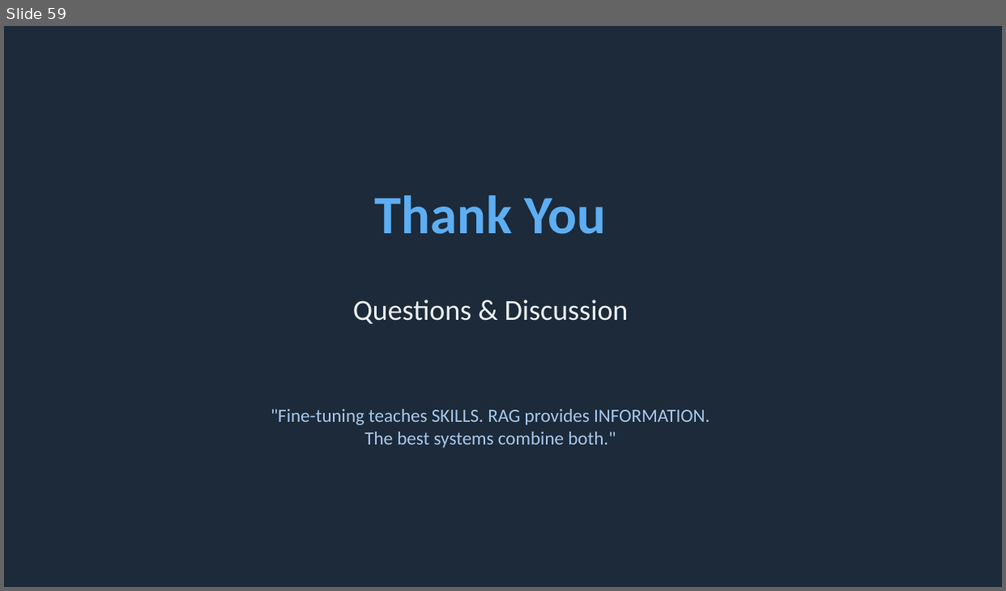
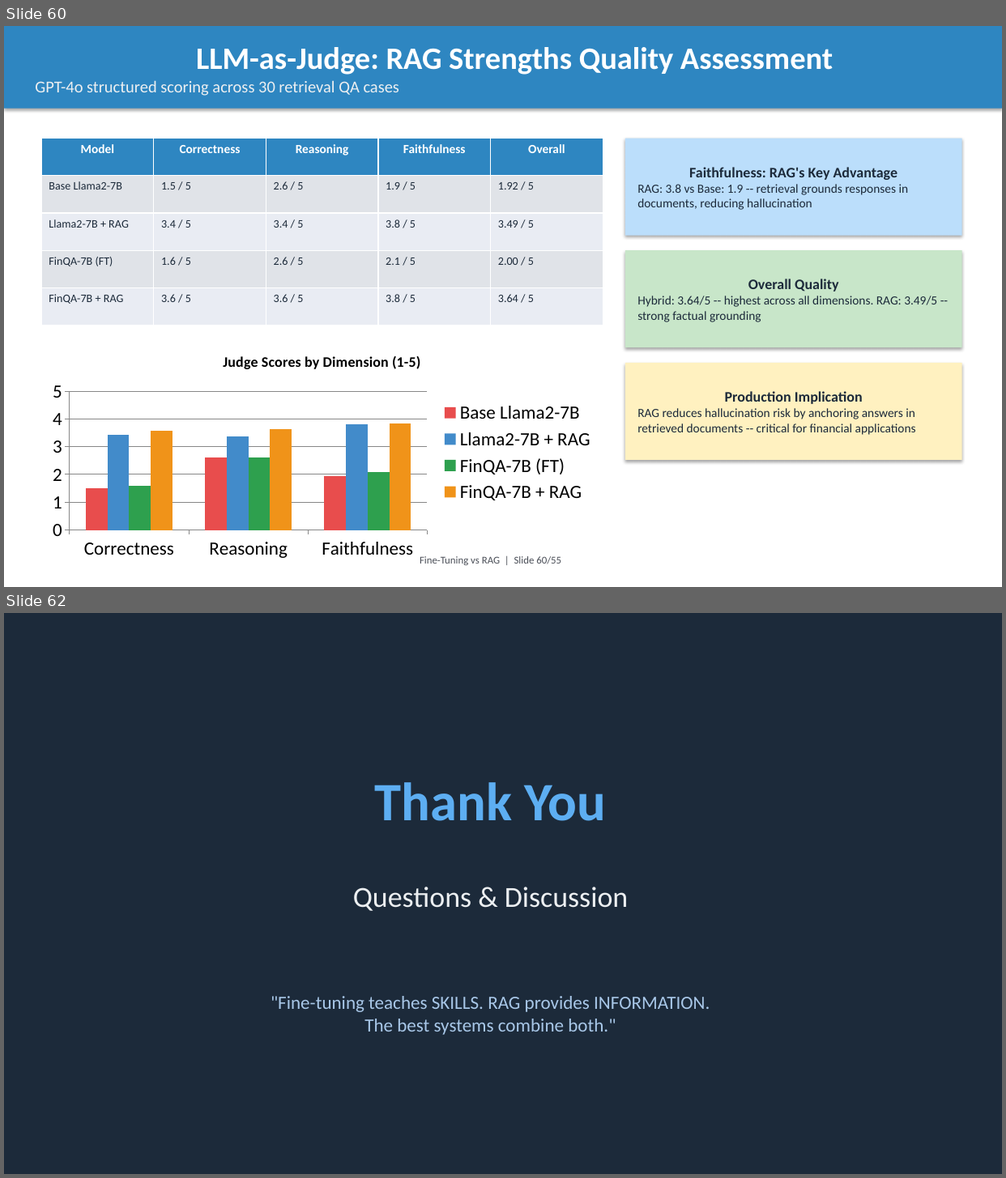
Before and after one commit to intelliswarm-ai/finetune-vs-rag, a slide deck: presentation.pptx. Shown one above the other, each under a label of ours: slide 59 before the commit, slides 60 and 62 after it; the slides between them are not shown. The pictures are 1006x591 and 1006x1178 pixels, drawn with LibreOffice and Linux fonts; fonts in the diff are those of the drawing. Boxes give left, top, right and bottom in pixels: in the first picture for what was removed or moved away, otherwise in the second. Text is boxed around its words. In the diff, an @@ line names an element or a change of style, - is before the commit and + after.

```diff
--- a/presentation.pptx
+++ b/presentation.pptx
@@ slide 60 added at (4, 26, 1002, 587), background #FFFFFF @@
@@ rectangle added at (4, 26, 1002, 109), fill #2E86C1, 16 pt, text #ECEFF1 @@
+LLM-as-Judge: RAG Strengths Quality Assessment
+GPT-4o structured scoring across 30 retrieval QA cases
@@ table added at (41, 139, 603, 326), 5 rows, 5 columns @@
+Model | Correctness | Reasoning | Faithfulness | Overall
+Base Llama2-7B | 1.5 / 5 | 2.6 / 5 | 1.9 / 5 | 1.92 / 5
+Llama2-7B + RAG | 3.4 / 5 | 3.4 / 5 | 3.8 / 5 | 3.49 / 5
+FinQA-7B (FT) | 1.6 / 5 | 2.6 / 5 | 2.1 / 5 | 2.00 / 5
+FinQA-7B + RAG | 3.6 / 5 | 3.6 / 5 | 3.8 / 5 | 3.64 / 5
@@ rectangle added at (625, 139, 962, 236), fill #BBDEFB, 12 pt, text #1C2A3A @@
+Faithfulness: RAG's Key Advantage
+RAG: 3.8 vs Base: 1.9 -- retrieval grounds responses in documents, reducing hallucination
@@ rectangle added at (625, 250, 962, 348), fill #C8E6C9, 12 pt, text #1C2A3A @@
+Overall Quality
+Hybrid: 3.64/5 -- highest across all dimensions. RAG: 3.49/5 -- strong factual grounding
@@ column chart added at (41, 340, 603, 565) @@
+title "Judge Scores by Dimension (1-5)"
+categories: Correctness, Reasoning, Faithfulness
+Base Llama2-7B: 1.5, 2.6, 1.9
+Llama2-7B + RAG: 3.4, 3.4, 3.8
+FinQA-7B (FT): 1.6, 2.6, 2.1
+FinQA-7B + RAG: 3.6, 3.6, 3.8
@@ rectangle added at (625, 363, 962, 460), fill #FFF1C0, 12 pt, text #1C2A3A @@
+Production Implication
+RAG reduces hallucination risk by anchoring answers in retrieved documents -- critical for financial applications
@@ text added at (420, 557, 561, 565), 10 pt, text #4A4E57 @@
+Fine-Tuning vs RAG | Slide 60/55
@@ what was slide 59 is now slide 62 @@
```
Also in this commit, not shown: 5 slides changed, 3 other slides added, 1 slide removed, 12 other files.
